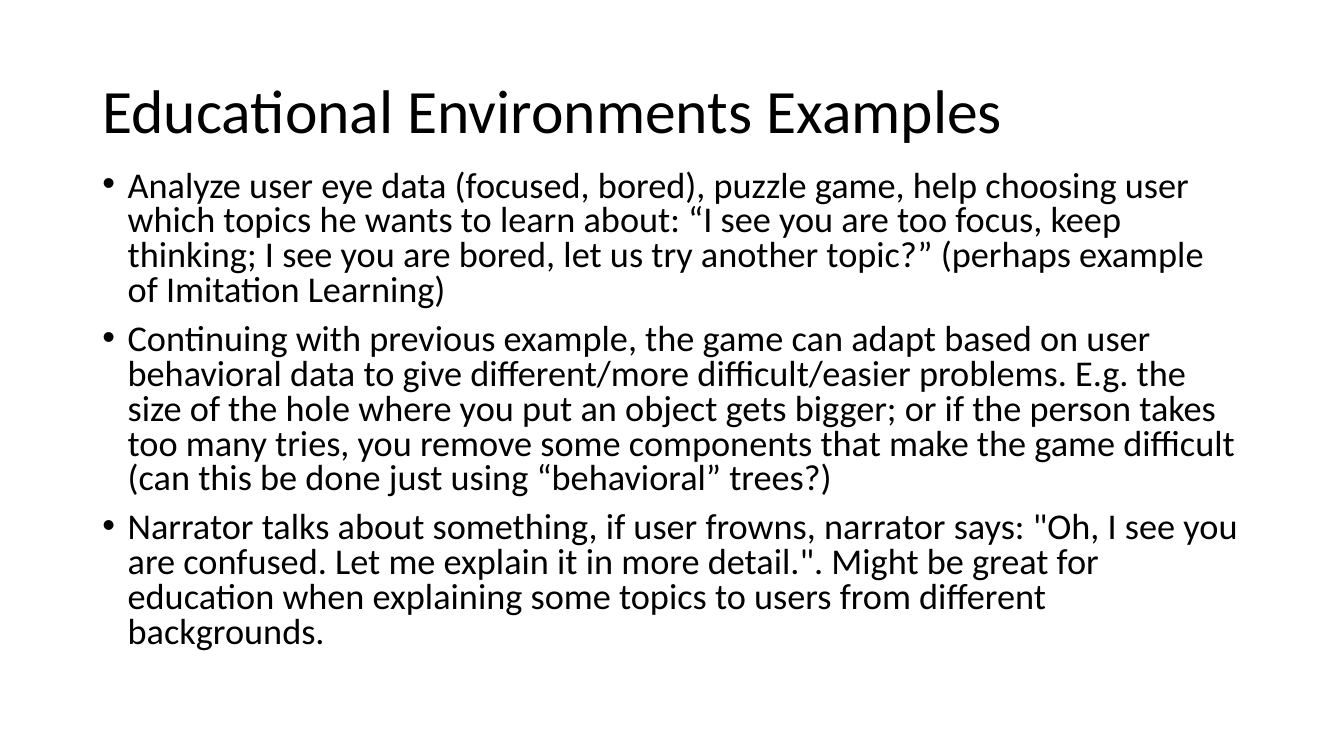
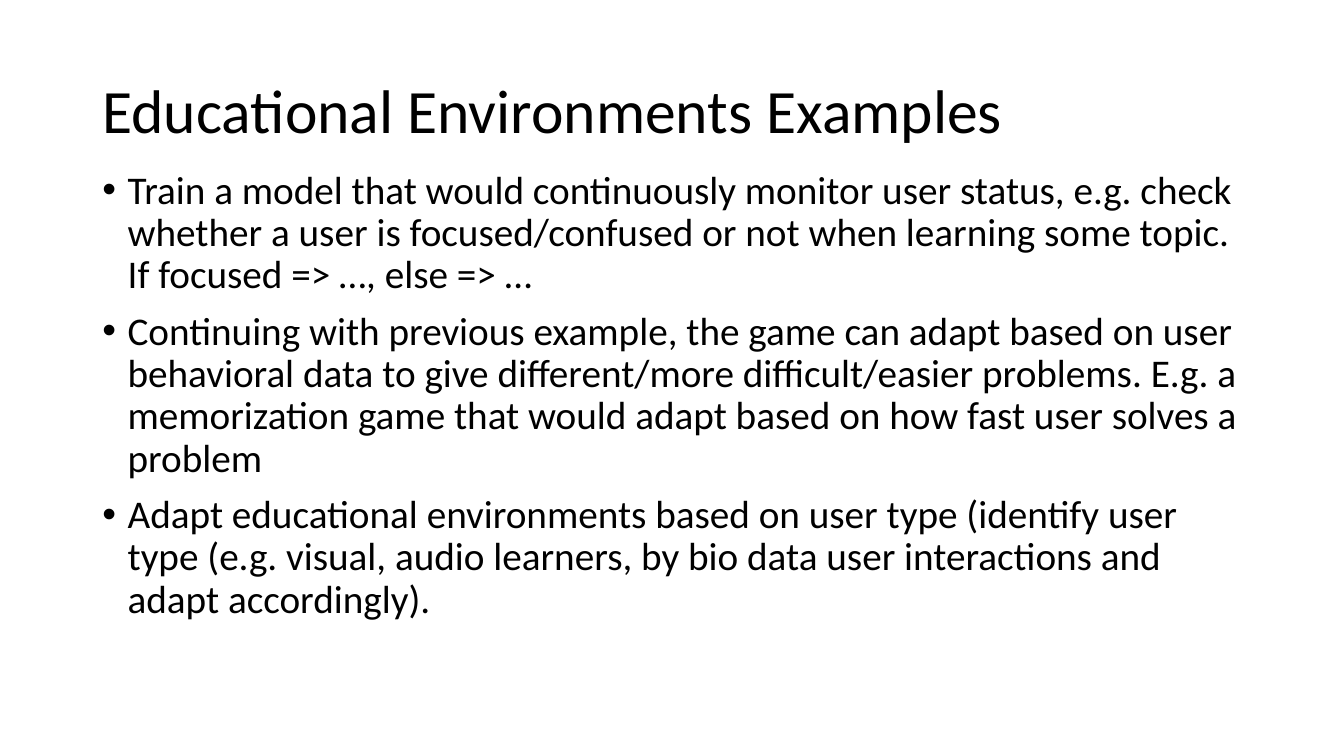
Before and after one commit to ztsv-av/xr_ml, a slide deck: slide 10 of unity-vs-unreal.pptx. Drawn at 1344x756 pixels with LibreOffice and Linux fonts; fonts in the diff are those of the drawing. Boxes give left, top, right and bottom in pixels: in the first picture for what was removed or moved away, otherwise in the second. Text is boxed around its words. In the diff, an @@ line names an element or a change of style, - is before the commit and + after.

Commit message:
upd

```diff
--- a/unity-vs-unreal.pptx
+++ b/unity-vs-unreal.pptx
@@ text at box(128, 176, 1237, 620): text changed; size 25.9 to 28 pt @@
-• Analyze user eye data (focused, bored), puzzle game, help choosing user which topics he wants to learn about: “I see you are too focus, keep thinking; I see you are bored, let us try another topic?” (perhaps example of Imitation Learning)
-• Continuing with previous example, the game can adapt based on user behavioral data to give different/more difficult/easier problems. E.g. the size of the hole where you put an object gets bigger; or if the person takes too many tries, you remove some components that make the game difficult (can this be done just using “behavioral” trees?)
-• Narrator talks about something, if user frowns, narrator says: "Oh, I see you are confused. Let me explain it in more detail.". Might be great for education when explaining some topics to users from different backgrounds.
+• Train a model that would continuously monitor user status, e.g. check whether a user is focused/confused or not when learning some topic. If focused => …, else => …
+• Continuing with previous example, the game can adapt based on user behavioral data to give different/more difficult/easier problems. E.g. a memorization game that would adapt based on how fast user solves a problem
+• Adapt educational environments based on user type (identify user type (e.g. visual, audio learners, by bio data user interactions and adapt accordingly).
```
Also in this commit, not shown: 7 other slides changed.
